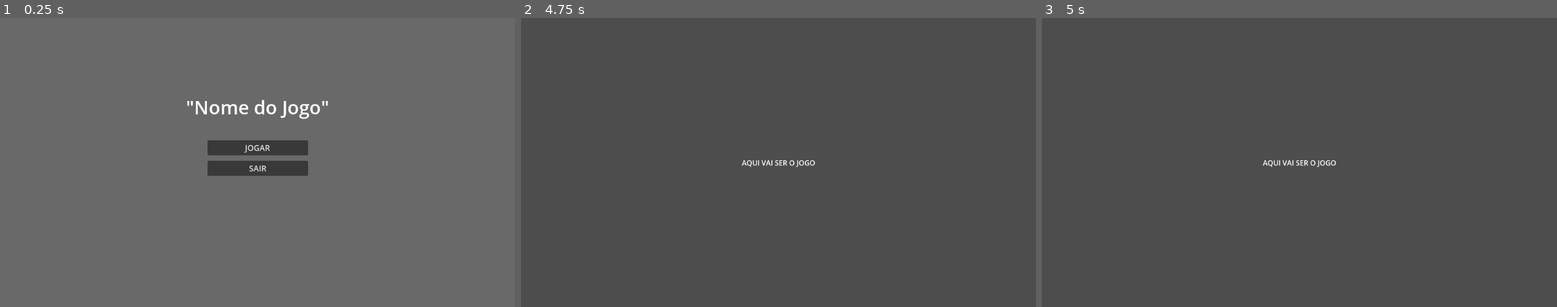
Above: before the commit, frames 1-3 (left to right).
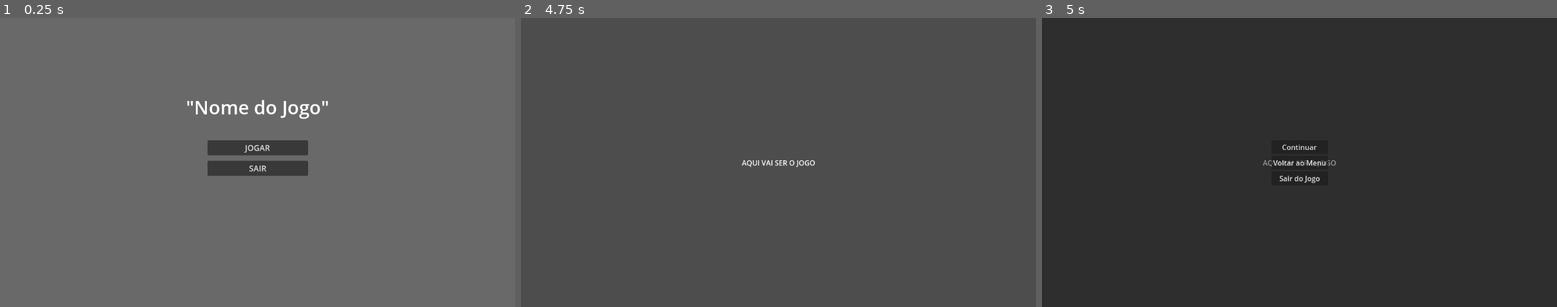
Above: after the commit, the same moments.

Repository: BrenoRMachado/TrabalhoDevJogos02
Game: Godot game, scene res://menu_principal.tscn
The game is run twice, just before and just after one commit, with the same random seed, the same clock (stepped at 60 frames per second) and the same inputs.
Inputs:
- Up to frame 1 (0.25 s): no input
- Up to frame 2 (4.75 s): click "JOGAR" at 0.5 s; tap Enter at 1.25, 2.75, 4.25 s; tap Space at 2, 3.5 s
- Up to frame 3 (5 s): tap Escape (ui_cancel) at 4.9 s

Frames 1-2 are identical in both runs. In frame 3, 100% of the frame differs, in the area x 0-100%, y 0-100%.

Commit message:
Menu de pausa implementado

Diff:
--- a/fase_teste.tscn
+++ b/fase_teste.tscn
@@ -1,4 +1,6 @@
-[gd_scene format=3 uid="uid://bb4o3ppgxhaql"]
+[gd_scene load_steps=2 format=3 uid="uid://bb4o3ppgxhaql"]
+
+[ext_resource type="PackedScene" uid="uid://vv7c5lua0a4c" path="res://menu_pausa.tscn" id="1_7i8gy"]
 
 [node name="FaseTeste" type="Control"]
 layout_mode = 3
@@ -22,3 +24,5 @@
 grow_horizontal = 2
 grow_vertical = 2
 text = "AQUI VAI SER O JOGO"
+
+[node name="MenuPausa" parent="." instance=ExtResource("1_7i8gy")]
--- /dev/null
+++ b/menu_pausa.gd
@@ -0,0 +1,38 @@
+extends CanvasLayer
+
+# Variável para Voltar ao Menu
+@export var cena_menu_principal: String = "res://menu_principal.tscn"
+
+func _ready():
+	# O menu começa invisível
+	visible = false
+
+	# Conecta os botões
+	$Control/VBoxContainer/BotaoContinuar.pressed.connect(despausar)
+	$Control/VBoxContainer/BotaoMenu.pressed.connect(voltar_menu)
+	$Control/VBoxContainer/BotaoSair.pressed.connect(sair)
+
+func _unhandled_input(event):
+	# Se apertar ESC
+	if event.is_action_pressed("ui_cancel"):
+		# Se já estiver visível, despausa. Se não, pausa.
+		if visible:
+			despausar()
+		else:
+			pausar()
+
+func pausar():
+	visible = true
+	get_tree().paused = true # CONGELA O JOGO
+
+func despausar():
+	visible = false
+	get_tree().paused = false # DESCONGELA O JOGO
+
+func voltar_menu():
+	# Descongela antes de trocar a cena
+	get_tree().paused = false
+	get_tree().change_scene_to_file(cena_menu_principal)
+
+func sair():
+	get_tree().quit()
--- /dev/null
+++ b/menu_pausa.tscn
@@ -0,0 +1,51 @@
+[gd_scene load_steps=2 format=3 uid="uid://vv7c5lua0a4c"]
+
+[ext_resource type="Script" uid="uid://bd4lw6ricn31x" path="res://menu_pausa.gd" id="1_jd2x8"]
+
+[node name="MenuPausa" type="CanvasLayer"]
+process_mode = 3
+script = ExtResource("1_jd2x8")
+
+[node name="Control" type="Control" parent="."]
+layout_mode = 3
+anchors_preset = 15
+anchor_right = 1.0
+anchor_bottom = 1.0
+grow_horizontal = 2
+grow_vertical = 2
+metadata/_edit_use_anchors_ = true
+
+[node name="ColorRect" type="ColorRect" parent="Control"]
+layout_mode = 1
+anchors_preset = 15
+anchor_right = 1.0
+anchor_bottom = 1.0
+grow_horizontal = 2
+grow_vertical = 2
+color = Color(0, 0, 0, 0.39215687)
+
+[node name="VBoxContainer" type="VBoxContainer" parent="Control"]
+layout_mode = 1
+anchors_preset = 8
+anchor_left = 0.5
+anchor_top = 0.5
+anchor_right = 0.5
+anchor_bottom = 0.5
+offset_left = -20.0
+offset_top = -20.0
+offset_right = 20.0
+offset_bottom = 20.0
+grow_horizontal = 2
+grow_vertical = 2
+
+[node name="BotaoContinuar" type="Button" parent="Control/VBoxContainer"]
+layout_mode = 2
+text = "Continuar"
+
+[node name="BotaoMenu" type="Button" parent="Control/VBoxContainer"]
+layout_mode = 2
+text = "Voltar ao Menu"
+
+[node name="BotaoSair" type="Button" parent="Control/VBoxContainer"]
+layout_mode = 2
+text = "Sair do Jogo"
Not shown, added: menu_pausa.gd.uid
